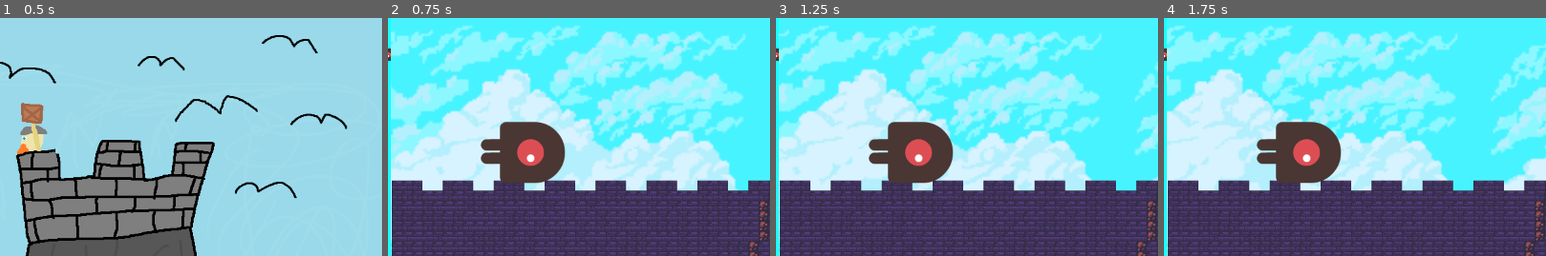
Above: before the commit, frames 1-4 (left to right).
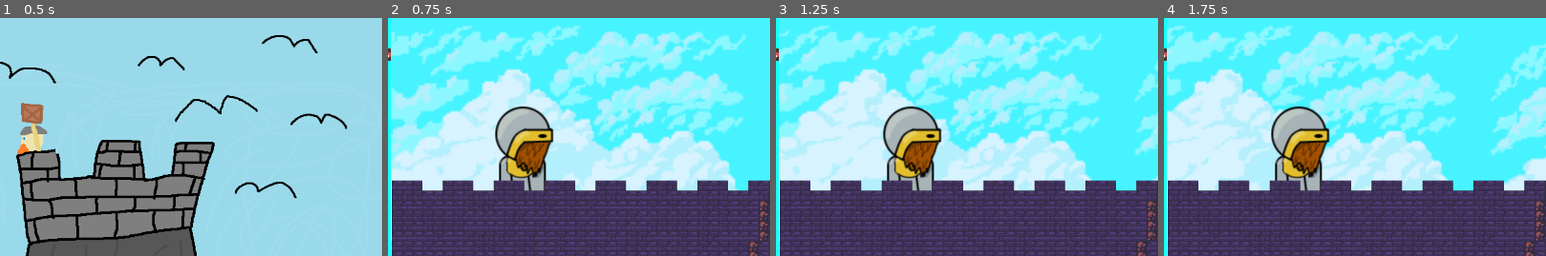
Above: after the commit, the same moments.

Repository: FaNzu/ClimbingGamejam
Game: Godot game, scene res://main_menu.tscn
The game is run twice, just before and just after one commit, with the same random seed, the same clock (stepped at 60 frames per second) and the same inputs. The engine's default icon, where the game draws it, is replaced by a stand-in: a white triangle on a blue panel in a dark square.
Inputs:
- Up to frame 1 (0.5 s): no input
- Up to frame 2 (0.75 s): click "START" at 0.5 s
- Up to frame 3 (1.25 s): no input
- Up to frame 4 (1.75 s): hold Right (climber_move_right) from 1.28 s (still down); tap E (defender_attack_e) at 1.35 s
The pictures show only the part of the screen within x 50-100%, y 0-50%; the shares and areas given below are measured in that part.

Frame 1 is identical in both runs. In frame 2, 5.3% of the frame differs, in the area x 24-47%, y 36-73%; in frame 3, 5.3%; in frame 4, 5.3%.

Commit message:
Updated the Dwarf Graphic

Diff:
--- a/Castle.tscn
+++ b/Castle.tscn
@@ -148,6 +148,7 @@
 position = Vector2(306, 2391)
 
 [node name="Defender" parent="." instance=ExtResource("3_kq8yu")]
+show_behind_parent = true
 position = Vector2(206, 212)
 
 [node name="ProjectileSpawner" parent="." node_paths=PackedStringArray("defender") instance=ExtResource("3_8w1hi")]
--- a/Players/defender.tscn
+++ b/Players/defender.tscn
@@ -1,17 +1,24 @@
-[gd_scene load_steps=6 format=3 uid="uid://dvnfjrfeb13ei"]
+[gd_scene load_steps=7 format=3 uid="uid://dvnfjrfeb13ei"]
 
 [ext_resource type="Script" path="res://Players/defender.gd" id="1_b7ftw"]
-[ext_resource type="Texture2D" uid="uid://cdk3awpccaoqm" path="res://Art/enemyWalking_1.png" id="2_r64ai"]
-[ext_resource type="Texture2D" uid="uid://cjm3xr1b7vtvi" path="res://Art/enemyWalking_2.png" id="3_1fo6o"]
+[ext_resource type="Texture2D" uid="uid://y4yltm42nhko" path="res://Art/Dwarf0.png" id="2_py8fc"]
+[ext_resource type="Texture2D" uid="uid://kwivvam31n2t" path="res://Art/Dwarf1.png" id="3_csjm2"]
+[ext_resource type="Texture2D" uid="uid://man454x6k6om" path="res://Art/Dwarf 2.png" id="4_bfch7"]
 
 [sub_resource type="SpriteFrames" id="SpriteFrames_jjo37"]
 animations = [{
 "frames": [{
 "duration": 1.0,
-"texture": ExtResource("2_r64ai")
+"texture": ExtResource("2_py8fc")
 }, {
 "duration": 1.0,
-"texture": ExtResource("3_1fo6o")
+"texture": ExtResource("3_csjm2")
+}, {
+"duration": 1.0,
+"texture": ExtResource("2_py8fc")
+}, {
+"duration": 1.0,
+"texture": ExtResource("4_bfch7")
 }],
 "loop": true,
 "name": &"walk",
@@ -26,6 +33,8 @@
 script = ExtResource("1_b7ftw")
 
 [node name="AnimatedSprite2D" type="AnimatedSprite2D" parent="."]
+position = Vector2(0, -5)
+scale = Vector2(1.5, 1.5)
 sprite_frames = SubResource("SpriteFrames_jjo37")
 animation = &"walk"
 
Binary file added: Art/Dwarf 2.png
Not shown, added: Art/Dwarf 2.png.import
Binary file added: Art/Dwarf0.png
Not shown, added: Art/Dwarf0.png.import
Binary file added: Art/Dwarf1.png
Not shown, added: Art/Dwarf1.png.import
Not shown: 1 places in Castle.tscn that only renumber resources
